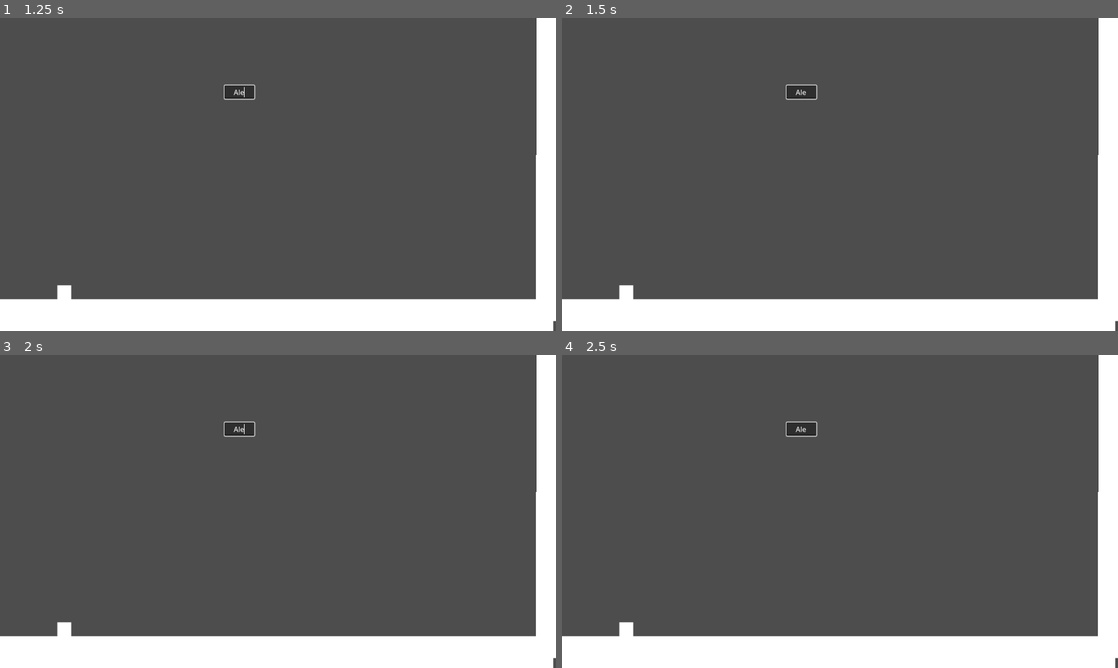
Above: before the commit, frames 1-4 (two rows, left to right).
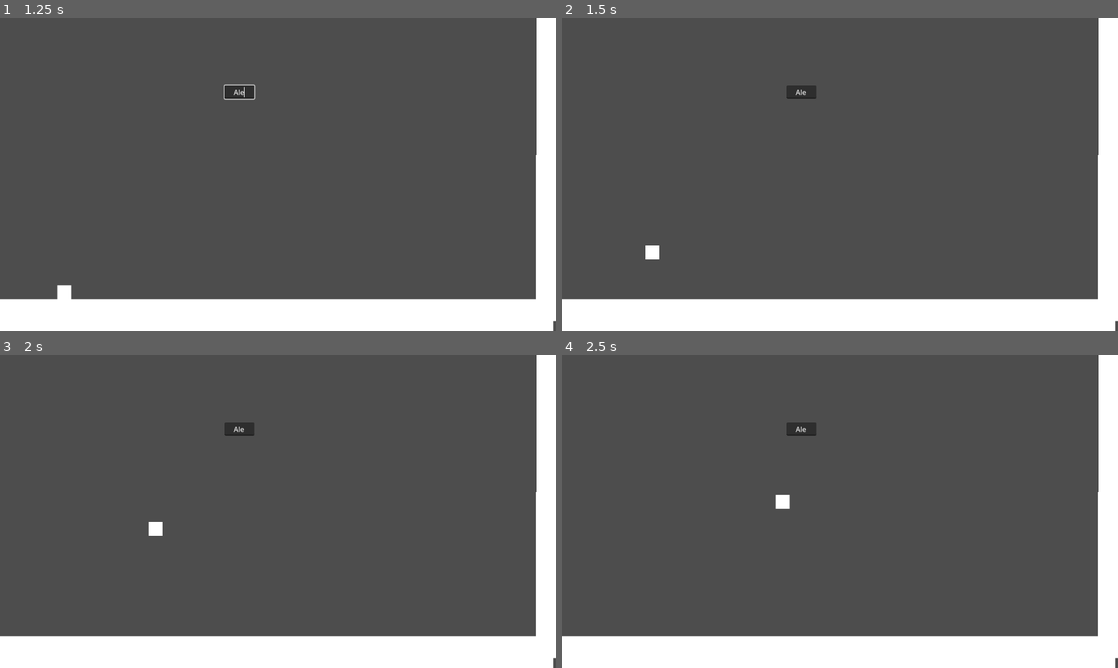
Above: after the commit, the same moments.

Repository: YhagoTomasini/LivreJam025
Game: Godot game, scene res://Scenes/main.tscn
The game is run twice, just before and just after one commit, with the same random seed, the same clock (stepped at 60 frames per second) and the same inputs. The project has no main scene, so this scene is started directly.
Inputs (mouse positions are in pixels of both pictures, inside the frame that each line leads up to):
- Up to frame 1 (1.25 s): click (239, 93) at 0.52 s; type "Alex" at 0.6 s
- Up to frame 2 (1.5 s): tap Enter (ui_accept) at 1.25 s; hold Right (ui_right) from 1.28 s (still down)
- Up to frame 3 (2 s): keep holding Right (ui_right); tap Enter (ui_accept) at 1.52 s
- Up to frame 4 (2.5 s): keep holding Right (ui_right); tap Enter (ui_accept) at 2.27 s

Frame 1 is identical in both runs. In frame 2, 0.3% of the frame differs, in the area x 10-46%, y 21-90%; in frame 3, 0.3%; in frame 4, 0.3%.

Commit message:
toggle text funcioando

Diff:
--- a/Scenes/main.tscn
+++ b/Scenes/main.tscn
@@ -59,4 +59,6 @@
 drag_and_drop_selection_enabled = false
 
 [connection signal="editing_toggled" from="CanvasLayer/TextBox" to="." method="_on_text_box_editing_toggled"]
+[connection signal="focus_entered" from="CanvasLayer/TextBox" to="." method="_on_text_box_focus_entered"]
+[connection signal="focus_exited" from="CanvasLayer/TextBox" to="." method="_on_text_box_focus_exited"]
 [connection signal="text_submitted" from="CanvasLayer/TextBox" to="." method="_on_text_box_text_submitted"]
--- a/Scripts/globals.gd
+++ b/Scripts/globals.gd
@@ -6,6 +6,6 @@
 var podeMover: bool
 
 func _ready() -> void:
-	Globals.VELO = 9999
+	Globals.VELO = 300
 	Globals.PULO = -500
 	Globals.podeMover = true
--- a/Scripts/golem.gd
+++ b/Scripts/golem.gd
@@ -20,4 +20,7 @@
 		else:
 			velocity.x = move_toward(velocity.x, 0, Globals.VELO)
 
+	else:
+		velocity.x = 0
+
 	move_and_slide()
--- a/Scripts/main.gd
+++ b/Scripts/main.gd
@@ -9,11 +9,16 @@
 	pass
 
 
-func _on_text_box_editing_toggled(toggled_on: bool) -> void:
+
+func _on_text_box_focus_entered() -> void:
 	Globals.podeMover = false
+	print(Globals.podeMover)
+
+func _on_text_box_focus_exited() -> void:
+	Globals.podeMover = true
 	print(Globals.podeMover)
 
 func _on_text_box_text_submitted(new_text: String) -> void:
 	Globals.podeMover = true
-	_on_text_box_editing_toggled(false)
+	textBox.release_focus()
 	print(Globals.podeMover)
--- a/project.godot
+++ b/project.godot
@@ -22,6 +22,7 @@
 
 window/size/viewport_width=1280
 window/size/viewport_height=720
+window/stretch/mode="viewport"
 
 [input]
 
